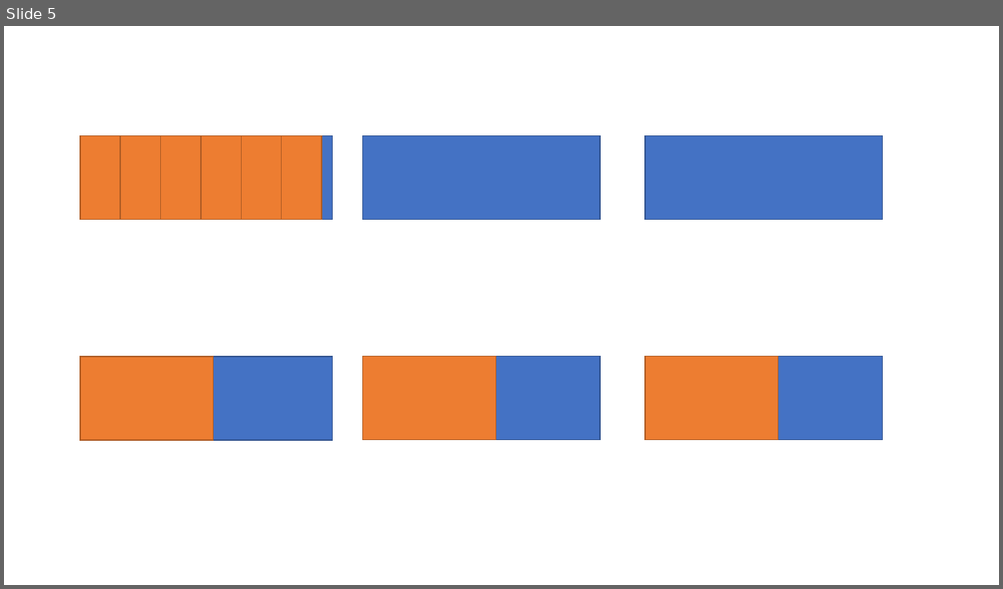
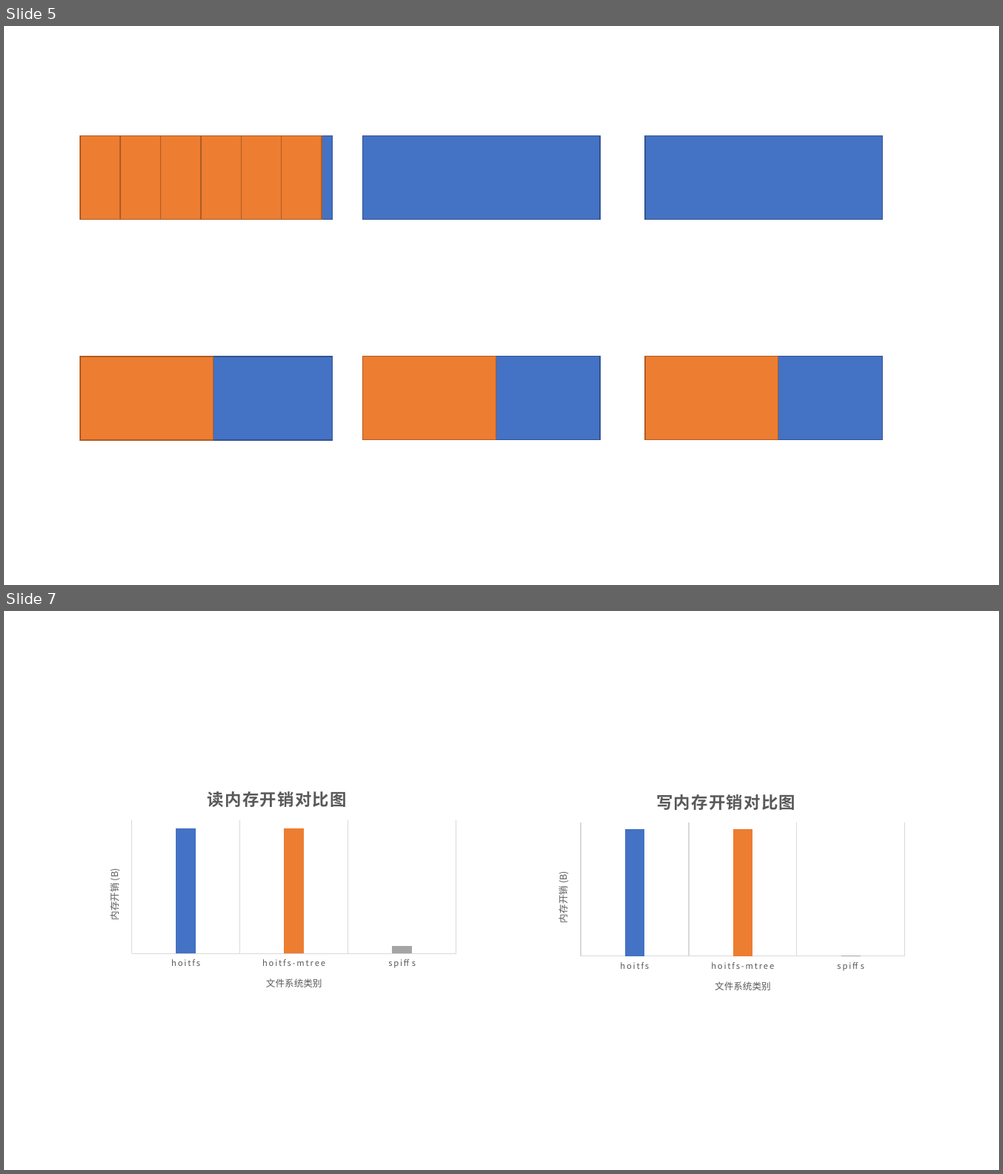
Before and after one commit to Hoit-23o2/HoitOS, a slide deck: Src/test-res/绘图.pptx. Shown one above the other, each under a label of ours: slide 5 before the commit, slides 5 and 7 after it; the slides between them are not shown. The pictures are 1003x589 and 1003x1174 pixels, drawn with LibreOffice and Linux fonts; fonts in the diff are those of the drawing. Boxes give left, top, right and bottom in pixels: in the first picture for what was removed or moved away, otherwise in the second. Text is boxed around its words. In the diff, an @@ line names an element or a change of style, - is before the commit and + after.

```diff
--- a/Src/test-res/绘图.pptx
+++ b/Src/test-res/绘图.pptx
@@ slide 7 added at [4, 611, 999, 1170], background #FFFFFF @@
@@ rectangle added at [4, 611, 999, 1170], fill #FFFFFF, outline #FFFFFF 1 pt @@
@@ column chart added at [91, 774, 464, 1005] @@
+title "读内存开销对比图 "
+categories: hoitfs, hoitfs-mtree, spiffs
+Series 1: 100, 100, 6
@@ column chart added at [539, 777, 912, 1008] @@
+title "写内存开销对比图 "
+categories: hoitfs, hoitfs-mtree, spiffs
+Series 1: 100, 100, 0
```
Also in this commit, not shown: 4 other slides added, 55 other files.
